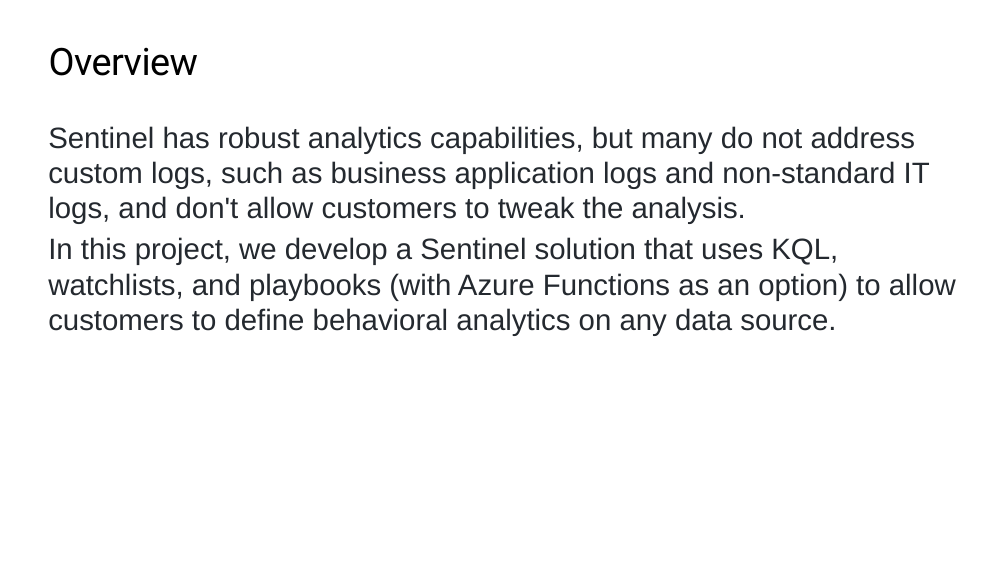
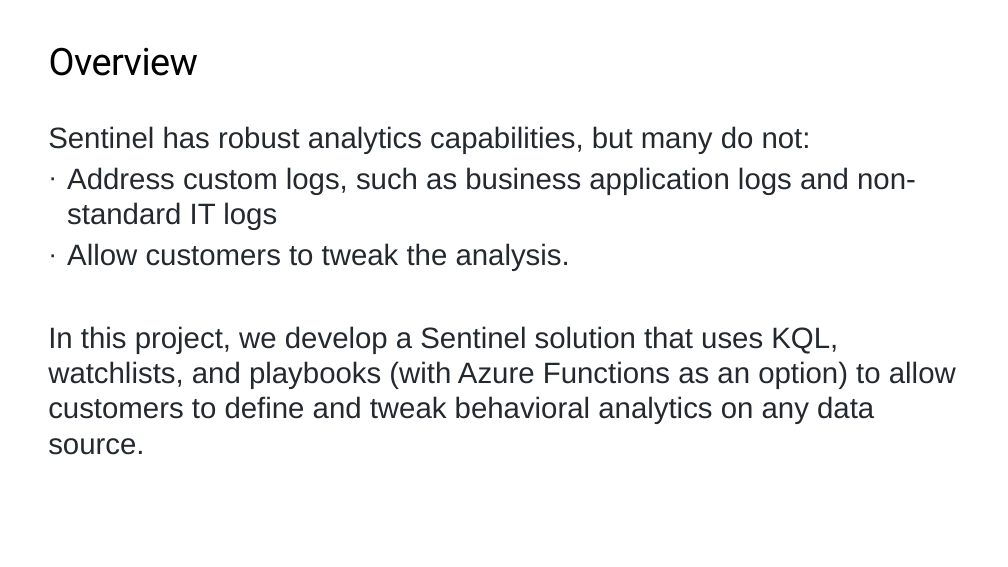
Before and after one commit to oshezaf/Sentinel-Custom-Analytics, a slide deck: slide 2 of presentation/Sentinel Custom analytics.pptx. Drawn at 1008x567 pixels with LibreOffice and Linux fonts; fonts in the diff are those of the drawing; background and template pictures are left out. Boxes give left, top, right and bottom in pixels: in the first picture for what was removed or moved away, otherwise in the second. Text is boxed around its words. In the diff, an @@ line names an element or a change of style, - is before the commit and + after.

```diff
--- a/presentation/Sentinel Custom analytics.pptx
+++ b/presentation/Sentinel Custom analytics.pptx
@@ text at [48,126,956,424]: text changed @@
-Sentinel has robust analytics capabilities, but many do not address custom logs, such as business application logs and non-standard IT logs, and don't allow customers to tweak the analysis.
-In this project, we develop a Sentinel solution that uses KQL, watchlists, and playbooks (with Azure Functions as an option) to allow customers to define behavioral analytics on any data source.
+Sentinel has robust analytics capabilities, but many do not:
+· Address custom logs, such as business application logs and non-standard IT logs
+· Allow customers to tweak the analysis.
+In this project, we develop a Sentinel solution that uses KQL, watchlists, and playbooks (with Azure Functions as an option) to allow customers to define and tweak behavioral analytics on any data source.
```
Also in this commit, not shown: 2 other slides changed, 4 slides added, 1 slide removed.
